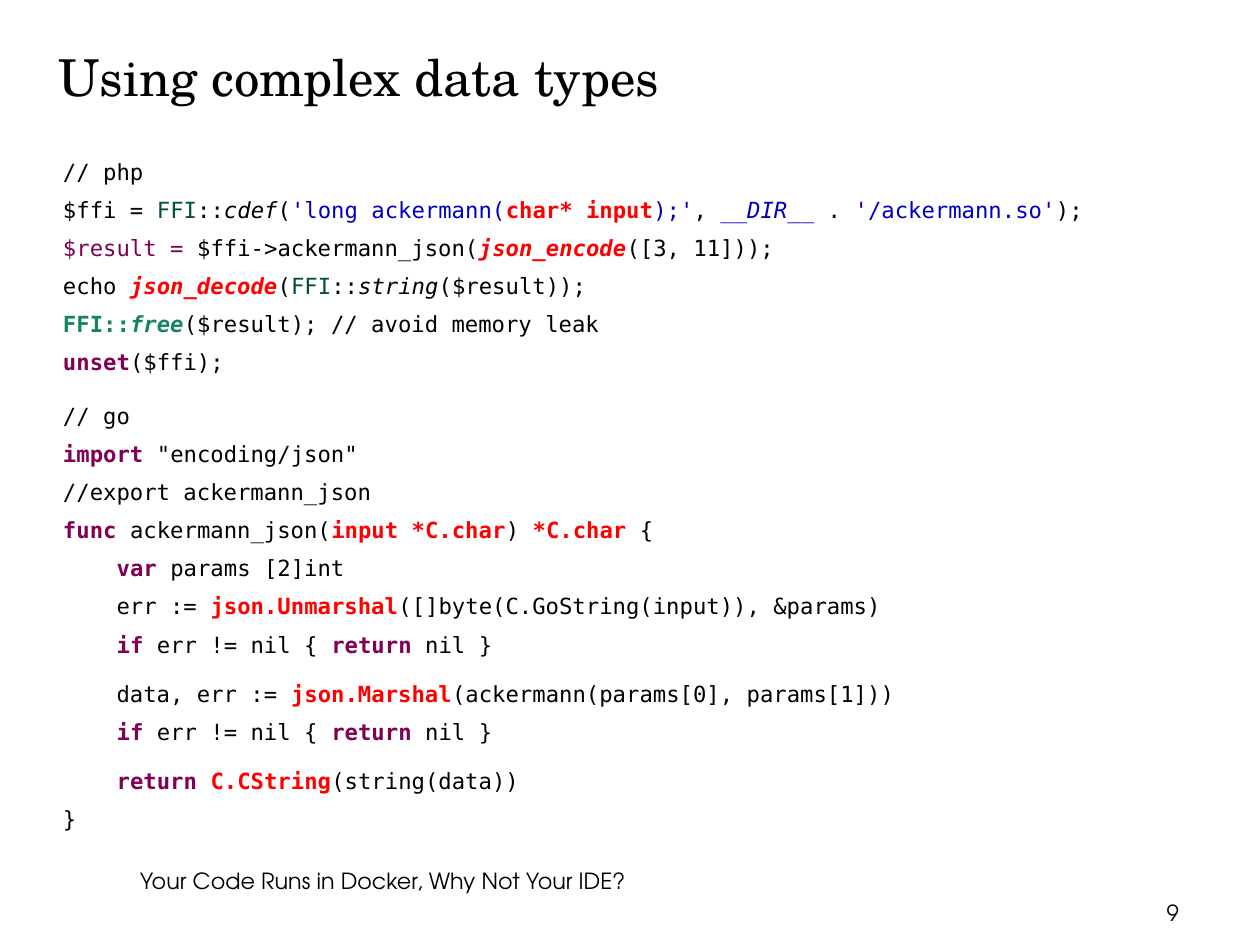
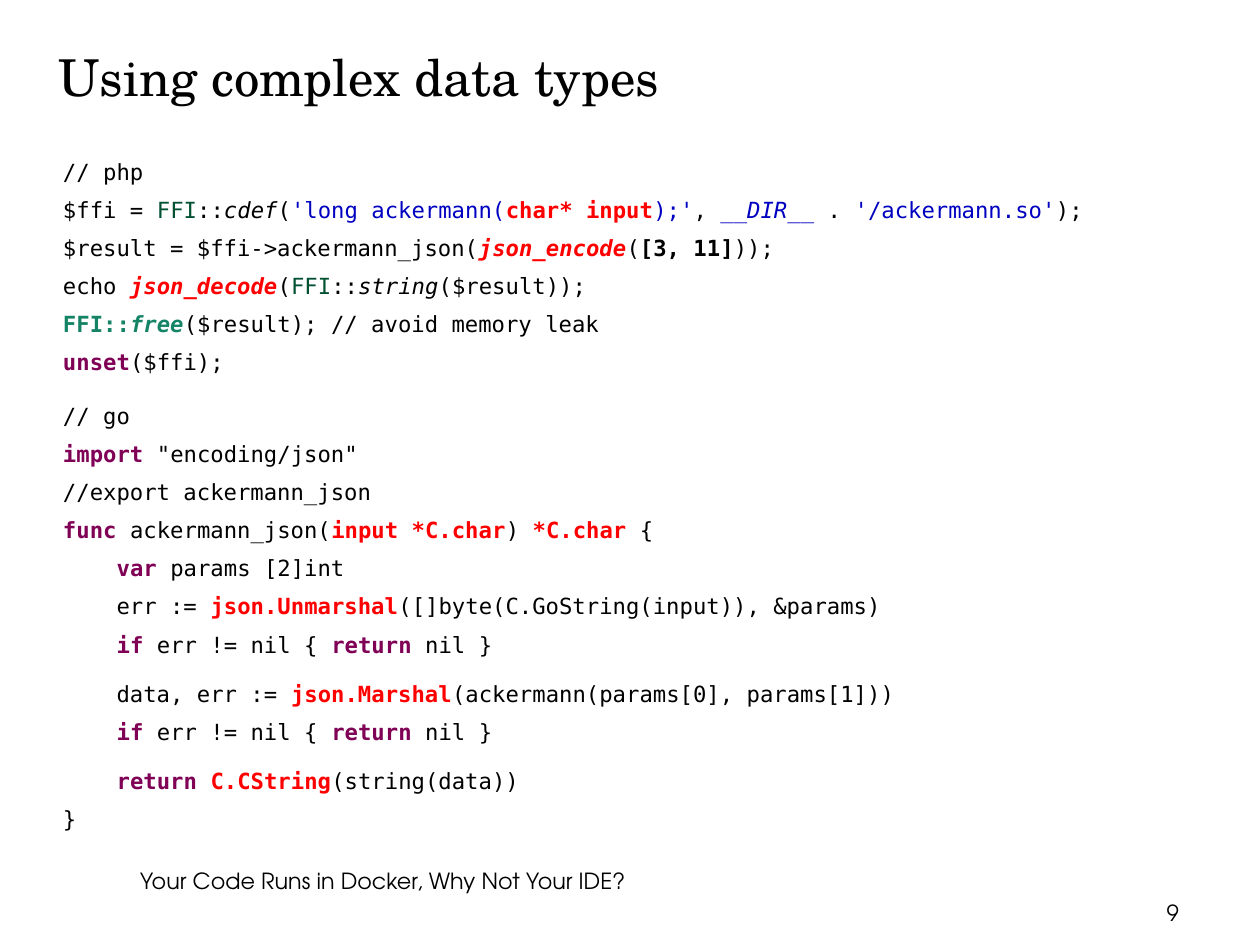
Before and after one commit to thbley/php-go-integration, a slide deck: slide 9 of getting_started_with_php_ffi.odp. Drawn at 1260x945 pixels with LibreOffice and Linux fonts; fonts in the diff are those of the drawing; background and template pictures are left out. Boxes give left, top, right and bottom in pixels: in the first picture for what was removed or moved away, otherwise in the second. Text is boxed around its words. In the diff, an @@ line names an element or a change of style, - is before the commit and + after.

```diff
--- a/getting_started_with_php_ffi.odp
+++ b/getting_started_with_php_ffi.odp
@@ text at box(63, 238, 774, 262): text colour #7F0055 to #000000 in "$result ="; bold on in "$ffi->ackermann_json(json_encode([3, 11]));" @@
```
Also in this commit, not shown: 2 other slides changed, 4 slides added, 1 other file.
